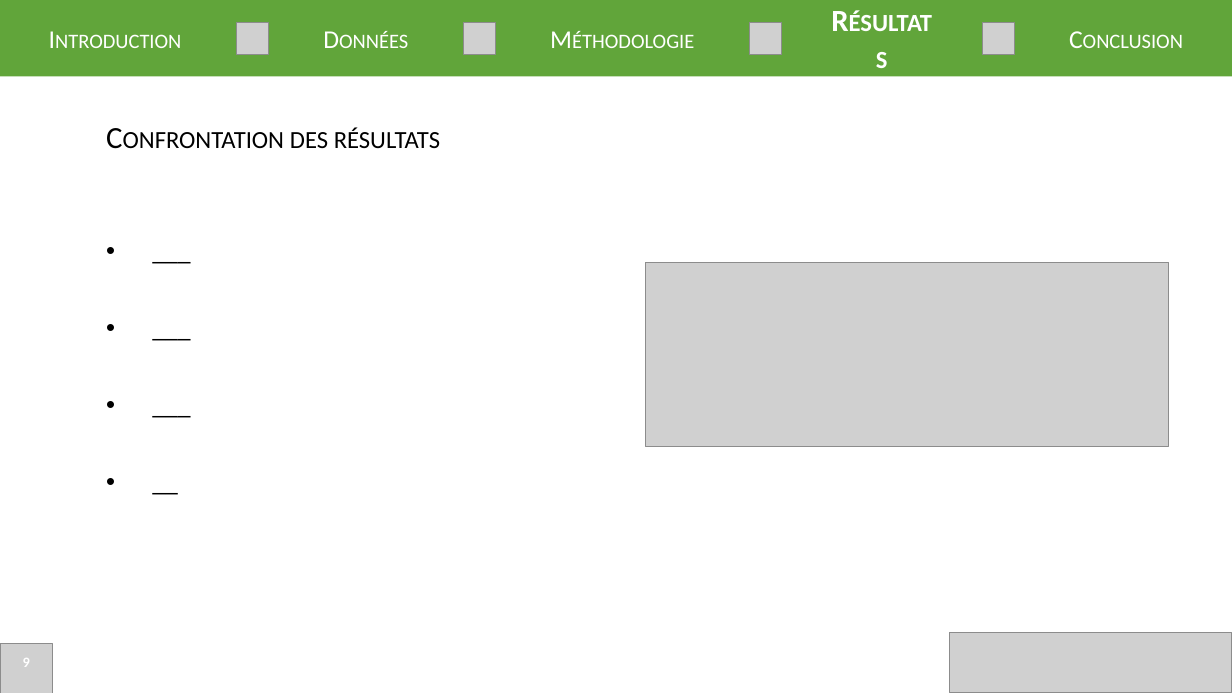
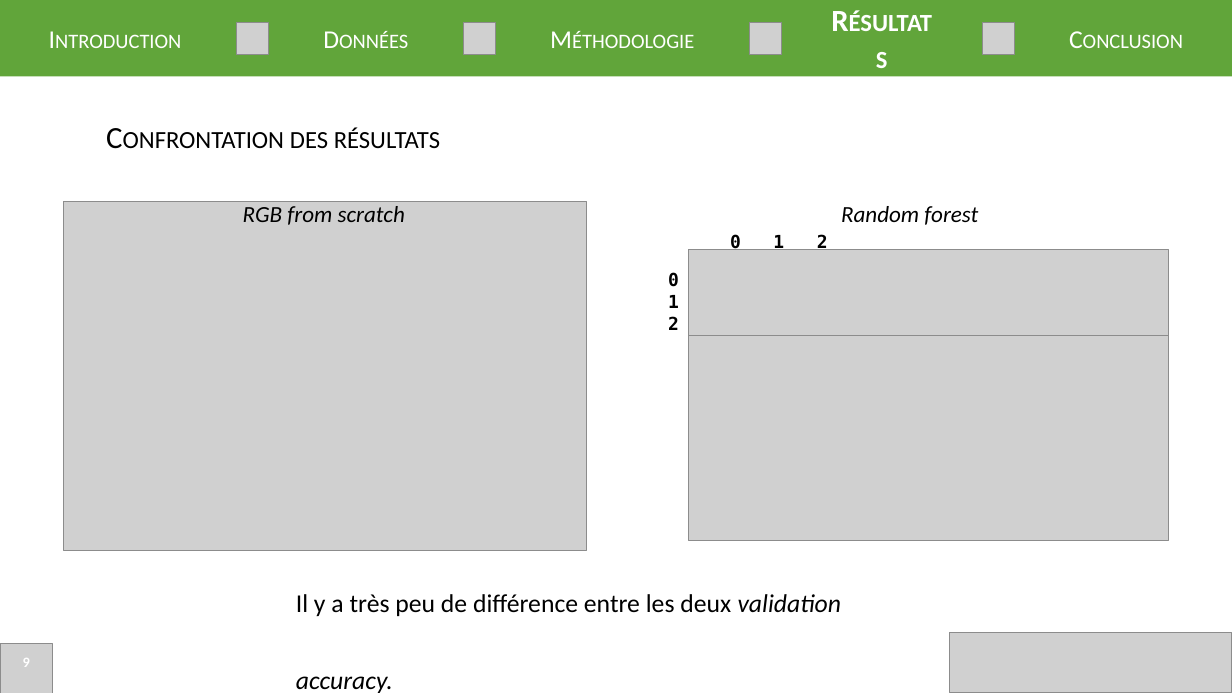
Before and after one commit to Easill/ML_photo, a slide deck: slide 9 of presentation.pptx. Drawn at 1232x693 pixels with LibreOffice and Linux fonts; fonts in the diff are those of the drawing; grey boxes stand for pictures. Boxes give left, top, right and bottom in pixels: in the first picture for what was removed or moved away, otherwise in the second. Text is boxed around its words. In the diff, an @@ line names an element or a change of style, - is before the commit and + after.

```diff
--- a/presentation.pptx
+++ b/presentation.pptx
@@ picture added at [63, 201, 587, 551] @@
@@ text removed at [97, 184, 201, 569] @@
-• ___
-• ___
-• ___
-• __
@@ text added at [243, 206, 405, 225], 18 pt, text #000000, italic @@
+RGB from scratch
@@ text added at [841, 206, 978, 225], 18 pt, text #000000, italic @@
+Random forest
@@ group added at [668, 234, 1169, 540]: 2 pictures, 2 texts @@
+0
+1
+2
+0 1 2
@@ picture removed at [645, 262, 1169, 446] @@
@@ text added at [296, 594, 842, 616], 20 pt, text #000000 @@
+Il y a très peu de différence entre les deux validation accuracy.
```
Also in this commit, not shown: 6 other slides changed, 7 other files.
